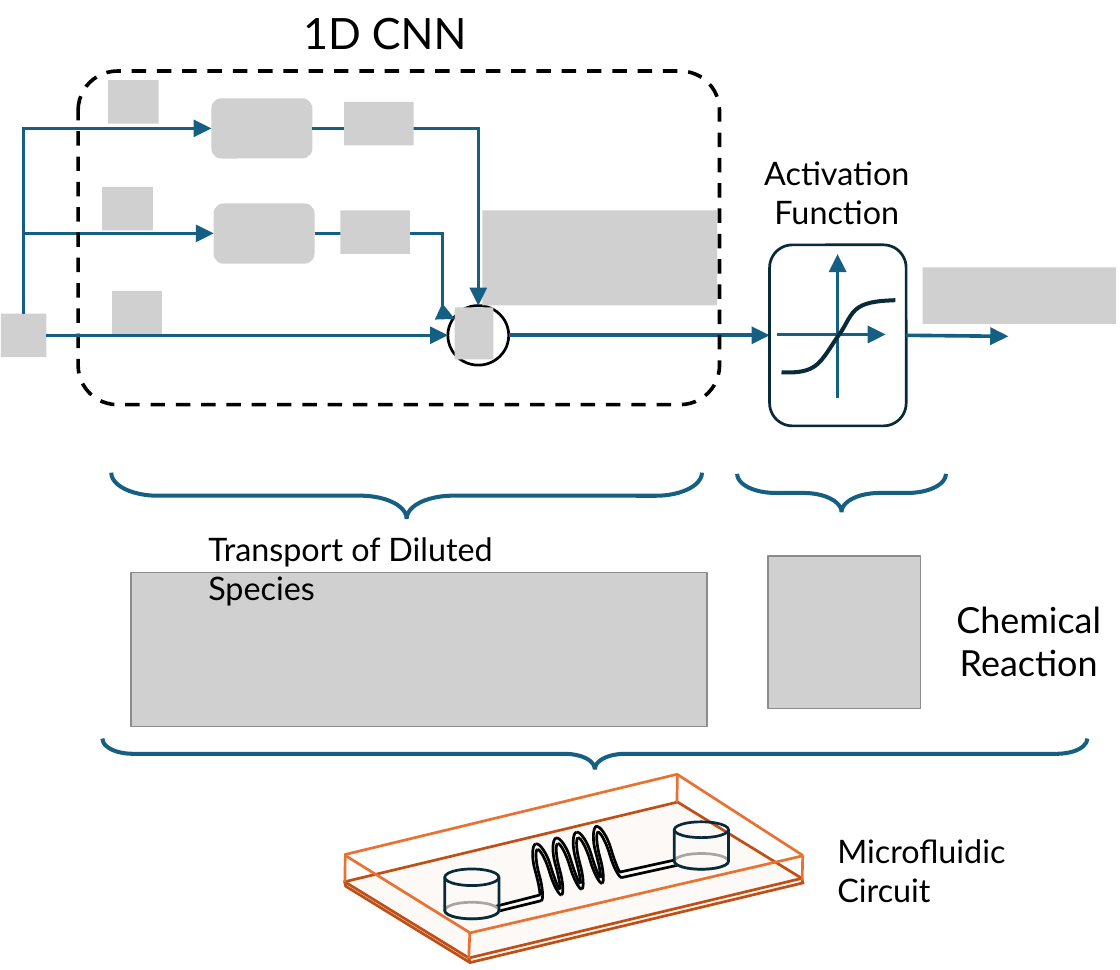
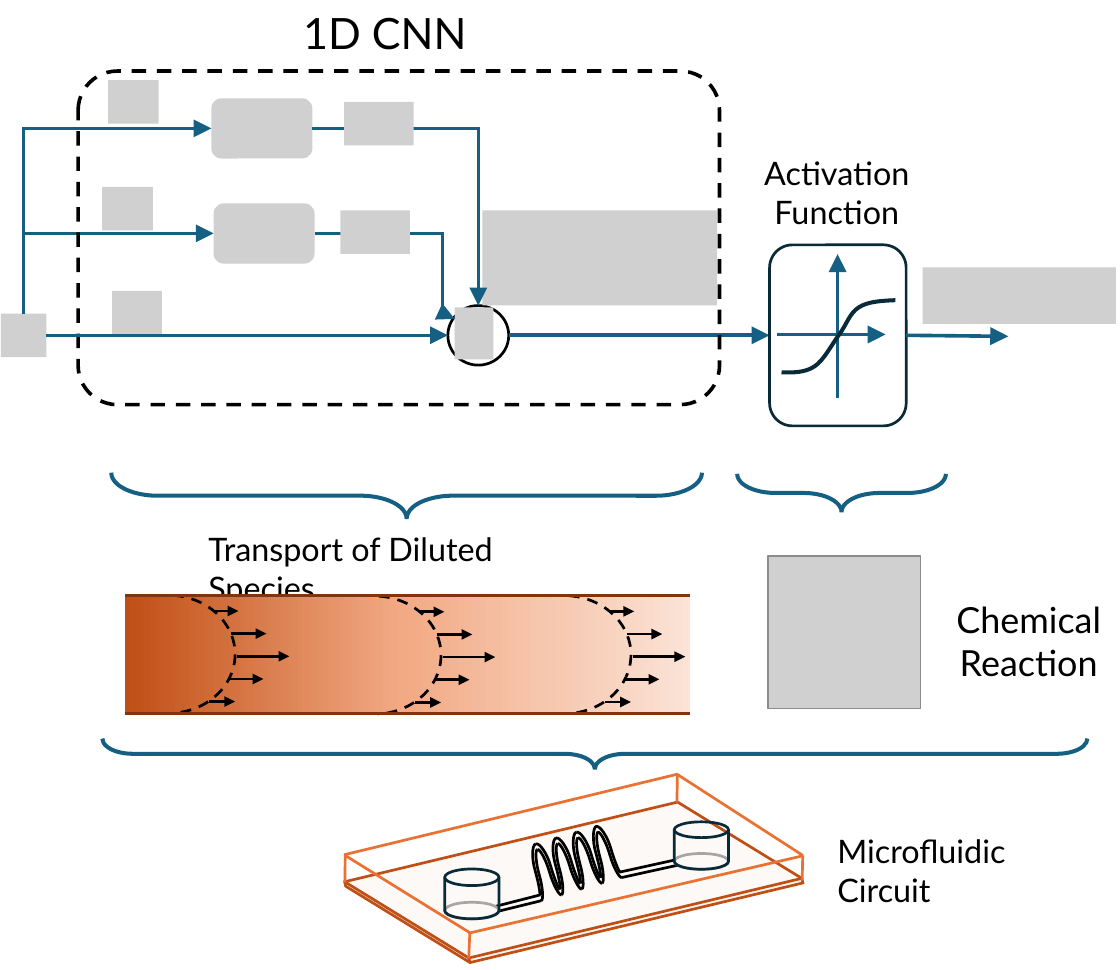
Before and after one commit to tkn-tub/NN_molecular_communications, a slide deck: slide 1 of Figures/microfluidic.pptx. Drawn at 1120x970 pixels with LibreOffice and Linux fonts; fonts in the diff are those of the drawing; grey boxes stand for pictures. Boxes give left, top, right and bottom in pixels: in the first picture for what was removed or moved away, otherwise in the second. Text is boxed around its words. In the diff, an @@ line names an element or a change of style, - is before the commit and + after.

```diff
--- a/Figures/microfluidic.pptx
+++ b/Figures/microfluidic.pptx
@@ arc (boxed as its full ellipse) added at (x1=102, y1=595, x2=235, y2=713), outline #000000 1.5 pt dashed @@
@@ rectangle added at (x1=125, y1=595, x2=691, y2=713), fill gradient #FBE3D6 to #F6C6AD to #F2AA84 to #C04F15 @@
@@ line added from (125, 595) to (691, 595), #80350E 1.5 pt @@
@@ picture removed at (x1=131, y1=573, x2=706, y2=727) @@
@@ arc (boxed as its full ellipse) added at (x1=308, y1=596, x2=441, y2=714), outline #000000 1.5 pt dashed @@
@@ arc (boxed as its full ellipse) added at (x1=498, y1=596, x2=631, y2=714), outline #000000 1.5 pt dashed @@
@@ arrow added from (213, 610) to (238, 610), #000000 1.5 pt @@
@@ arrow added from (419, 612) to (445, 612), #000000 1.5 pt @@
@@ arrow added from (609, 612) to (634, 612), #000000 1.5 pt @@
@@ arrow added from (230, 634) to (266, 634), #000000 1.5 pt @@
@@ arrow added from (237, 656) to (290, 656), #000000 1.5 pt @@
@@ arrow added from (437, 635) to (472, 635), #000000 1.5 pt @@
@@ arrow added from (442, 657) to (495, 657), #000000 1.5 pt @@
@@ arrow added from (627, 634) to (662, 634), #000000 1.5 pt @@
@@ arrow added from (632, 657) to (685, 657), #000000 1.5 pt @@
@@ arrow added from (228, 679) to (264, 679), #000000 1.5 pt @@
@@ arrow added from (433, 680) to (469, 680), #000000 1.5 pt @@
@@ arrow added from (623, 679) to (660, 679), #000000 1.5 pt @@
@@ line added from (125, 714) to (691, 714), #80350E 1.5 pt @@
@@ arrow added from (210, 701) to (235, 701), #000000 1.5 pt @@
@@ arrow added from (415, 702) to (441, 702), #000000 1.5 pt @@
@@ arrow added from (605, 702) to (631, 702), #000000 1.5 pt @@
```
Also in this commit, not shown: 7 other files.
